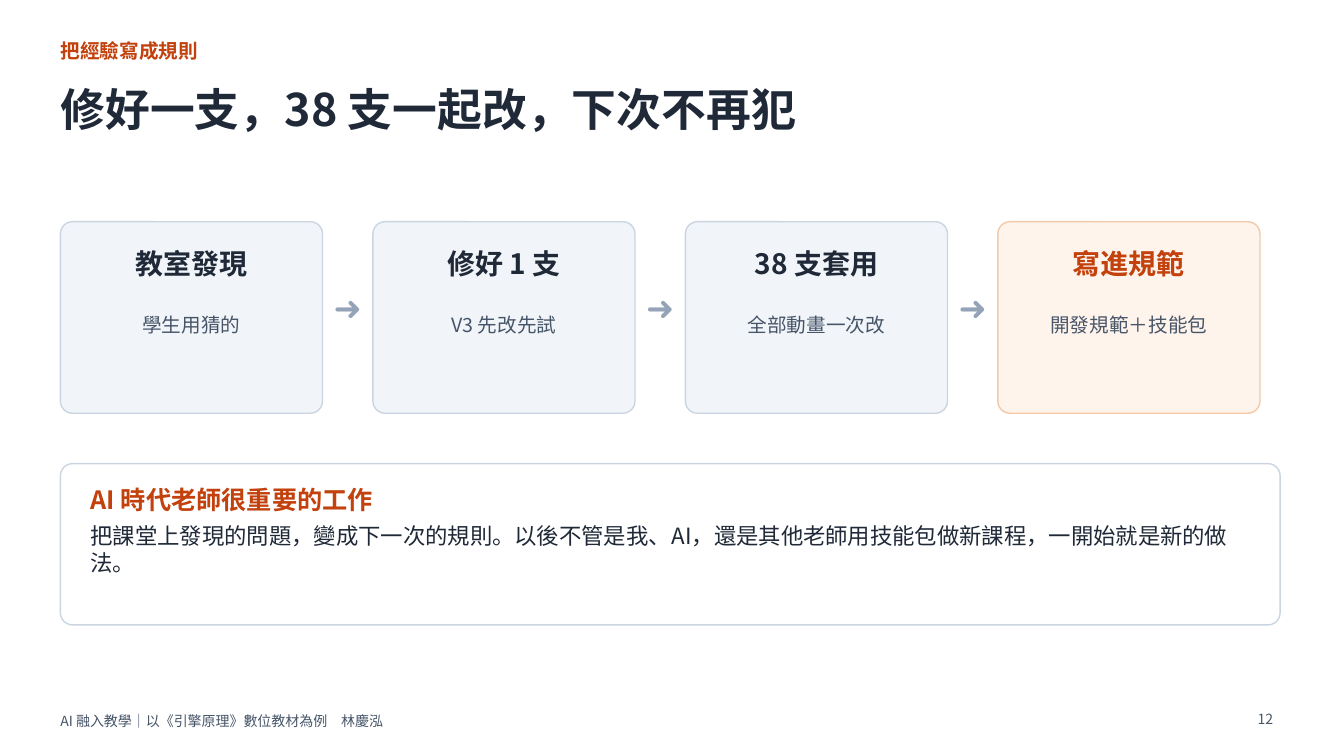
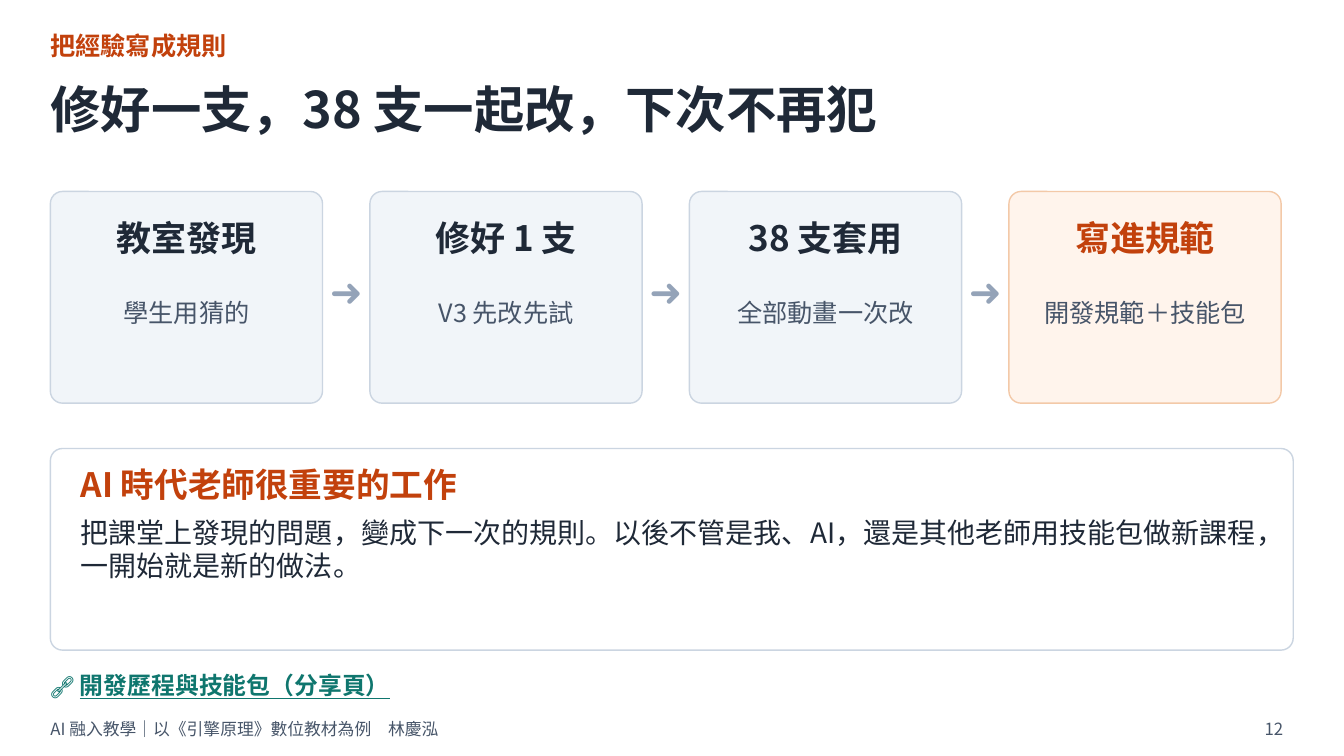
Before and after one commit to ntccar01/engine-principles, a slide deck: slide 12 of share/docs/AI融入教學_引擎原理_教師分享_列印版.pptx. Drawn at 1344x756 pixels with LibreOffice and Linux fonts; fonts in the diff are those of the drawing. Boxes give left, top, right and bottom in pixels: in the first picture for what was removed or moved away, otherwise in the second. Text is boxed around its words. In the diff, an @@ line names an element or a change of style, - is before the commit and + after.

```diff
--- a/share/docs/AI融入教學_引擎原理_教師分享_列印版.pptx
+++ b/share/docs/AI融入教學_引擎原理_教師分享_列印版.pptx
@@ text "把經驗寫成規則" moved from (x1=60, y1=41, x2=197, y2=60) to (x1=50, y1=33, x2=226, y2=57) @@
@@ title "修好一支，38 支一起改，下次不再犯" moved from (x1=60, y1=88, x2=796, y2=132) to (x1=50, y1=85, x2=877, y2=135) @@
@@ title "修好一支，38 支一起改，下次不再犯" at (x1=50, y1=85, x2=877, y2=135): size 32 to 36 pt @@
@@ rounded rectangle resized from (x1=60, y1=222, x2=323, y2=413) to (x1=50, y1=192, x2=323, y2=403) @@
@@ rounded rectangle resized from (x1=373, y1=222, x2=635, y2=413) to (x1=370, y1=192, x2=642, y2=403) @@
@@ rounded rectangle resized from (x1=686, y1=222, x2=948, y2=413) to (x1=690, y1=192, x2=962, y2=403) @@
@@ proportions changed in 5 elements at (x1=50, y1=449, x2=1294, y2=650), (x1=370, y1=192, x2=642, y2=403), (x1=50, y1=192, x2=323, y2=403), (x1=690, y1=192, x2=962, y2=403), (x1=1009, y1=192, x2=1281, y2=403) @@
@@ rounded rectangle resized from (x1=998, y1=222, x2=1260, y2=413) to (x1=1009, y1=192, x2=1281, y2=403) @@
@@ text "教室發現" moved from (x1=135, y1=250, x2=247, y2=277) to (x1=117, y1=221, x2=257, y2=255) @@
@@ text "修好 1 支" moved from (x1=447, y1=250, x2=561, y2=277) to (x1=435, y1=221, x2=577, y2=254) @@
@@ text "38 支套用" moved from (x1=755, y1=250, x2=878, y2=277) to (x1=749, y1=221, x2=903, y2=254) @@
@@ size 20 to 25 pt in 4 elements at (x1=435, y1=221, x2=577, y2=254), (x1=117, y1=221, x2=257, y2=255), (x1=749, y1=221, x2=903, y2=254), (x1=1075, y1=221, x2=1215, y2=254) @@
@@ text "寫進規範" moved from (x1=1073, y1=250, x2=1185, y2=277) to (x1=1075, y1=221, x2=1215, y2=254) @@
@@ text "➜" moved from (x1=325, y1=287, x2=371, y2=348) to (x1=325, y1=267, x2=368, y2=328) @@
@@ text "➜" moved from (x1=637, y1=287, x2=684, y2=348) to (x1=644, y1=267, x2=688, y2=328) @@
@@ size 24 to 28 pt in 3 elements at (x1=325, y1=267, x2=368, y2=328), (x1=644, y1=267, x2=688, y2=328), (x1=964, y1=267, x2=1007, y2=328) @@
@@ text "➜" moved from (x1=950, y1=287, x2=996, y2=348) to (x1=964, y1=267, x2=1007, y2=328) @@
@@ text "學生用猜的" moved from (x1=142, y1=315, x2=240, y2=334) to (x1=123, y1=301, x2=249, y2=324) @@
@@ text "V3 先改先試" moved from (x1=451, y1=315, x2=556, y2=334) to (x1=439, y1=301, x2=574, y2=324) @@
@@ text "全部動畫一次改" moved from (x1=748, y1=315, x2=885, y2=334) to (x1=737, y1=300, x2=913, y2=324) @@
@@ size 14 to 18 pt in 5 elements at (x1=50, y1=33, x2=226, y2=57), (x1=439, y1=301, x2=574, y2=324), (x1=123, y1=301, x2=249, y2=324), (x1=737, y1=300, x2=913, y2=324), (x1=1044, y1=301, x2=1246, y2=324) @@
@@ text "開發規範＋技能包" moved from (x1=1050, y1=315, x2=1207, y2=334) to (x1=1044, y1=301, x2=1246, y2=324) @@
@@ rounded rectangle resized from (x1=60, y1=464, x2=1280, y2=625) to (x1=50, y1=449, x2=1294, y2=650) @@
@@ text "AI 時代老師很重要的工作" moved from (x1=91, y1=487, x2=1228, y2=573) to (x1=81, y1=468, x2=1284, y2=579) @@
@@ text "AI 時代老師很重要的工作" at (x1=81, y1=468, x2=1284, y2=579): size 18 to 24 pt in "AI 時代老師很重要的工作"; size 16 to 20 pt in "把課堂上發現的問題，變成下一次的規則。以後不管是我、AI，還是其他老師用技能包做新課程，一開始就是新的做法。"; more space between paragraphs @@
@@ text added at (x1=80, y1=673, x2=390, y2=699), 17 pt, text #0F766E, bold, underline @@
+🔗 開發歷程與技能包（分享頁）
@@ text "AI 融入教學｜以《引擎原理》數位教材為例 林慶泓" at (x1=50, y1=720, x2=438, y2=737): size 10 to 12 pt @@
@@ text "AI 融入教學｜以《引擎原理》數位教材為例 林慶泓" moved from (x1=60, y1=714, x2=383, y2=728) to (x1=50, y1=720, x2=438, y2=737) @@
@@ page number moved from (x1=1258, y1=713, x2=1274, y2=724) to (x1=1265, y1=722, x2=1284, y2=735) @@
@@ page number at (x1=1265, y1=722, x2=1284, y2=735): size 10 to 12 pt @@
```
Also in this commit, not shown: 15 other slides changed, 17 other files.
